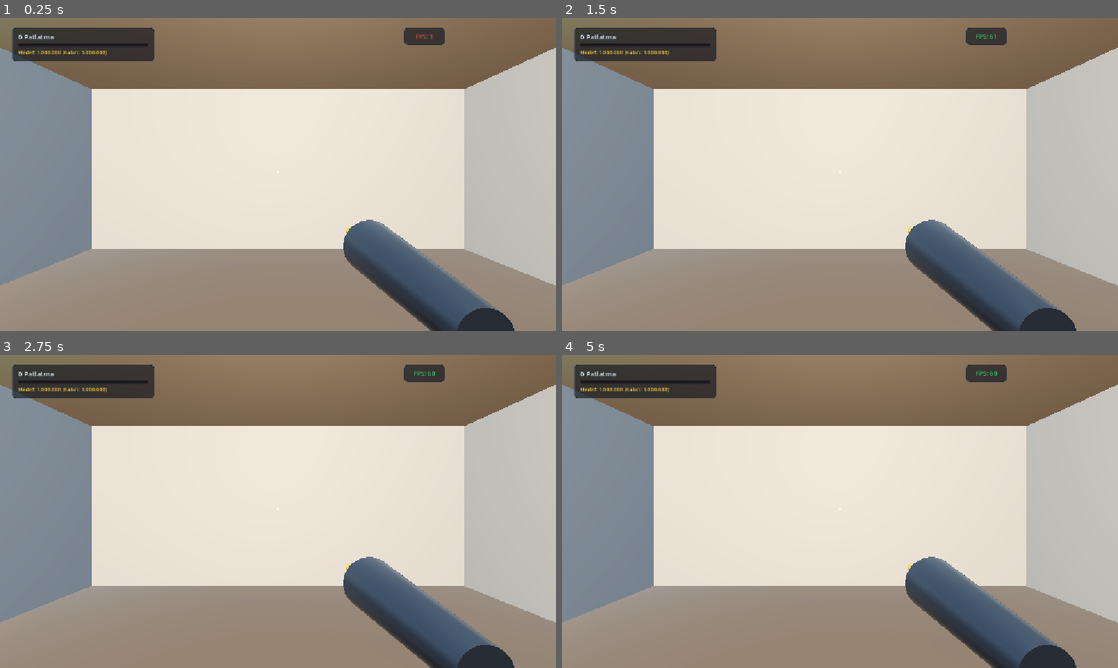
Above: before the commit, frames 1-4 (two rows, left to right).
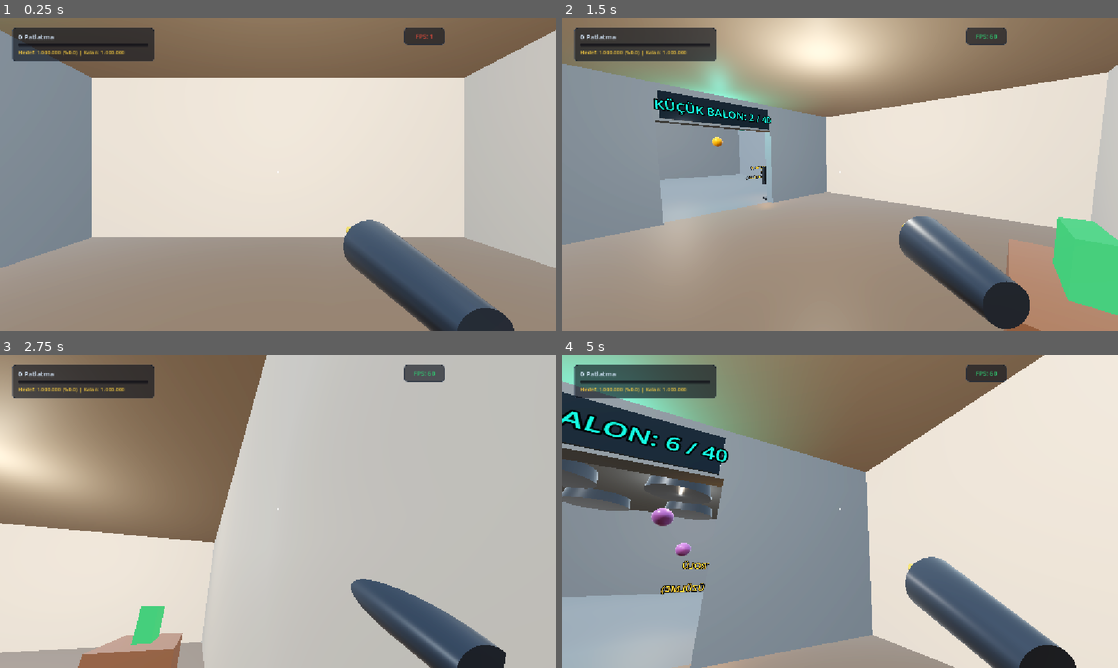
Above: after the commit, the same moments.

Repository: atalhatulu/balloon-room
Game: Godot game, scene res://scenes/main.tscn
The game is run twice, just before and just after one commit, with the same random seed, the same clock (stepped at 60 frames per second) and the same inputs.
Inputs (mouse positions are in pixels of both pictures, inside the frame that each line leads up to):
- Up to frame 1 (0.25 s): no input
- Up to frame 2 (1.5 s): tap Enter at 0.5 s; move the mouse to (962, 158) at 0.52 s; hold D 0.53-1.28 s; tap E at 0.6 s; click (962, 158) at 0.67 s; tap Space at 0.77 s; move the mouse to (728, 190) at 1.27 s; hold S from 1.28 s (still down); tap Q at 1.35 s; click (728, 190) at 1.42 s
- Up to frame 3 (2.75 s): tap Space at 1.52 s; move the mouse to (333, 442) at 2.02 s; release S at 2.03 s; hold D from 2.03 s (still down); tap R at 2.1 s; click (333, 442) at 2.17 s
- Up to frame 4 (5 s): tap Space at 2.75, 3.02, 3.77, 4.52 s; move the mouse to (812, 574) at 2.77 s; release D at 2.78 s; hold W 2.78-3.53 s; tap G at 2.85 s; click (812, 574) at 2.92 s; move the mouse to (1006, 558) at 3.52 s; hold Shift 3.53-4.28 s; hold A from 3.53 s (still down); click (1006, 558) at 3.67 s; move the mouse to (673, 464) at 4.27 s; tap E at 4.35 s; click (673, 464) at 4.42 s

The runs differ from the first frame. In frame 1, 7.5% of the frame differs, in the area x 0-100%, y 3-86%; in frame 2, 48%; in frame 3, 74%, in the area x 0-100%, y 0-100%; in frame 4, 65%.
Error before the commit: Parse Error: Identifier "is_od" not declared in the current scope. (res://scripts/player.gd:287)

Commit message:
fix: resolve undefined is_od identifier errors in player.gd

Diff:
--- a/scripts/player.gd
+++ b/scripts/player.gd
@@ -284,13 +284,13 @@
 				hit_pos = col.global_position
 			elif col and col is RigidBody3D:
 				var hit_dir = -camera.global_transform.basis.z.normalized()
-				col.apply_central_impulse(hit_dir * (5.0 if is_od else 2.0))
+				col.apply_central_impulse(hit_dir * 2.0)
 
 		# Forgiving camera ray cone check if direct thin ray missed closely
 		if not target and camera:
 			var cam_pos = camera.global_position
 			var look_dir = -camera.global_transform.basis.z.normalized()
-			var reach = 12.0 if is_od else 5.0
+			var reach = 5.0
 			var balloons = get_tree().get_nodes_in_group("balloons")
 			var best_dot = 0.96 # ~16 degrees cone
 			for b in balloons:
@@ -307,9 +307,8 @@
 		if target and target.has_method("pop"):
 			target.pop("needle")
 			pop_triggered.emit(true)
-			var eff_splash = (splash_radius + 4.5) if is_od else splash_radius
-			if eff_splash > 0.0:
-				trigger_splash_pop(hit_pos, eff_splash)
+			if splash_radius > 0.0:
+				trigger_splash_pop(hit_pos, splash_radius)
 
 func trigger_splash_pop(origin: Vector3, custom_radius: float = 0.0) -> void:
 	var r = custom_radius if custom_radius > 0.0 else splash_radius
